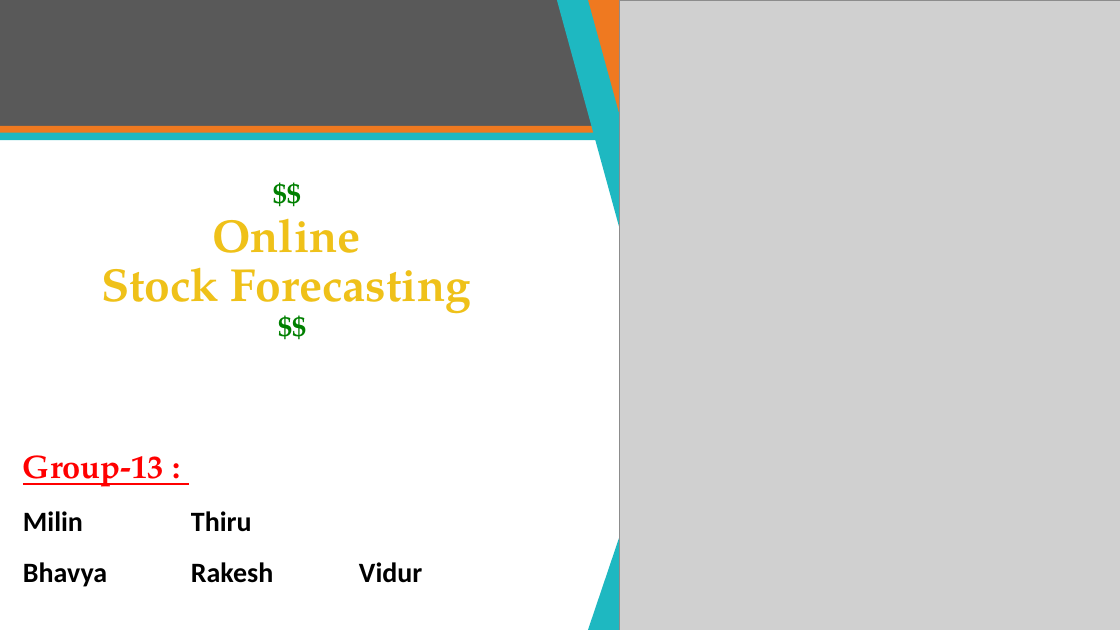
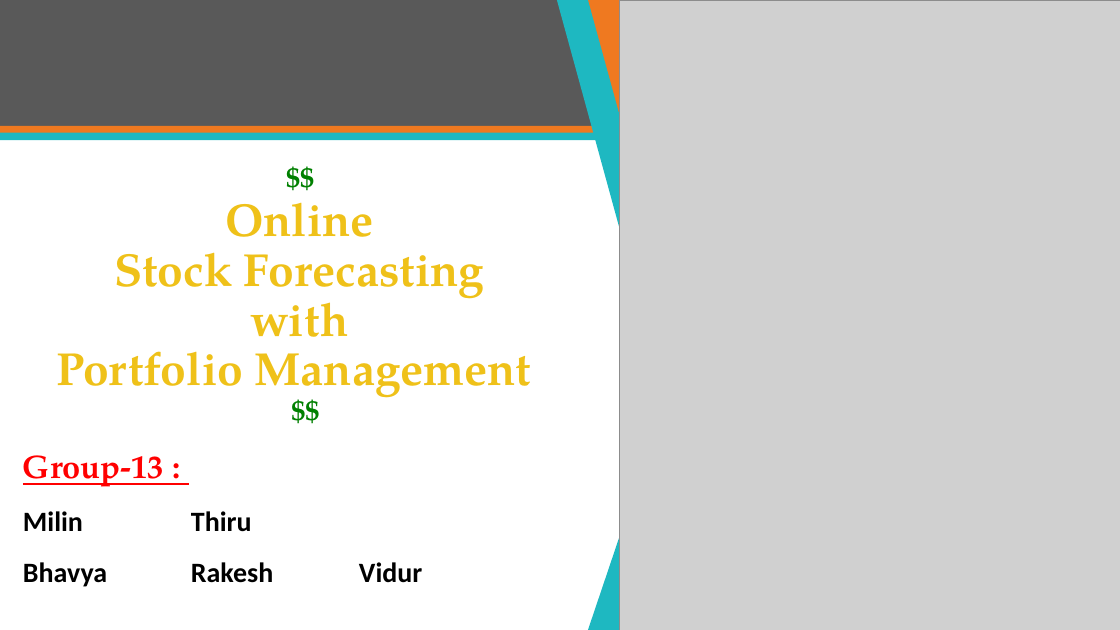
Before and after one commit to mJaiswal/Stock-Market-Prediction-Project, a slide deck: slide 1 of All Documentation/Presentations/Group 13 - ECE 568 - Final Project Preliminary Presentation.pptx. Drawn at 1120x630 pixels with LibreOffice and Linux fonts; fonts in the diff are those of the drawing; grey boxes stand for pictures. Boxes give left, top, right and bottom in pixels: in the first picture for what was removed or moved away, otherwise in the second. Text is boxed around its words. In the diff, an @@ line names an element or a change of style, - is before the commit and + after.

```diff
--- a/All Documentation/Presentations/Group 13 - ECE 568 - Final Project Preliminary Presentation.pptx
+++ b/All Documentation/Presentations/Group 13 - ECE 568 - Final Project Preliminary Presentation.pptx
@@ title at box(57, 187, 531, 402): text changed @@
-$$
-Online
-Stock Forecasting
-$$
+$$
+Online
+Stock Forecasting
+with
+Portfolio Management
+$$
```
Also in this commit, not shown: 8 other slides changed, 11 slides added, 2 slides removed, 1 other file.
